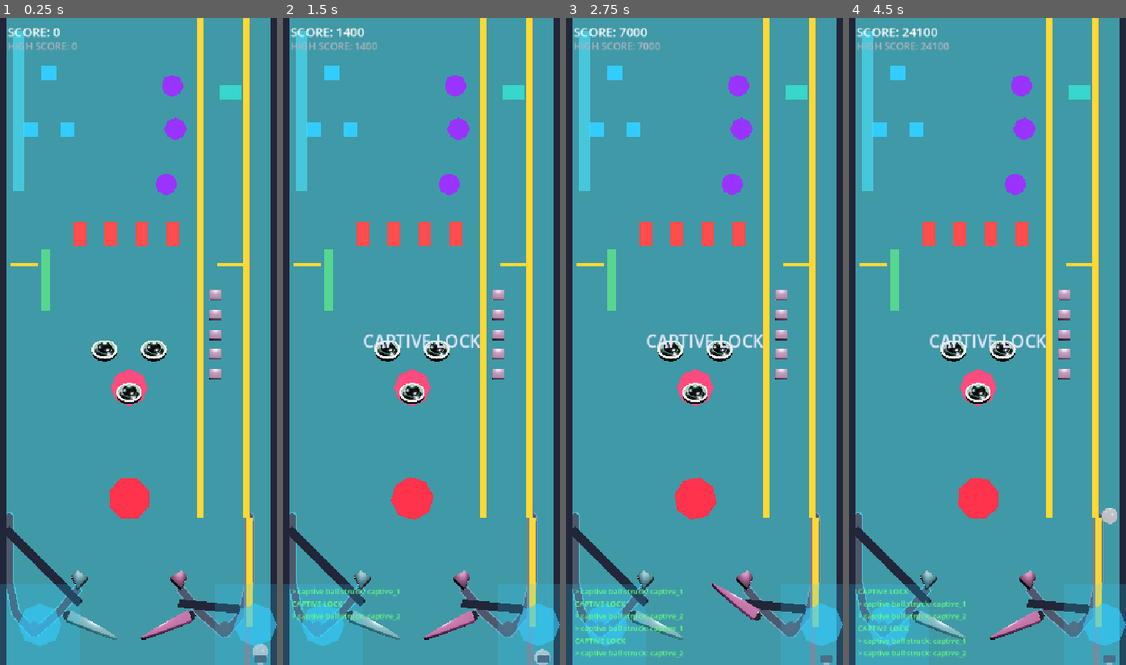
Above: before the commit, frames 1-4 (left to right).
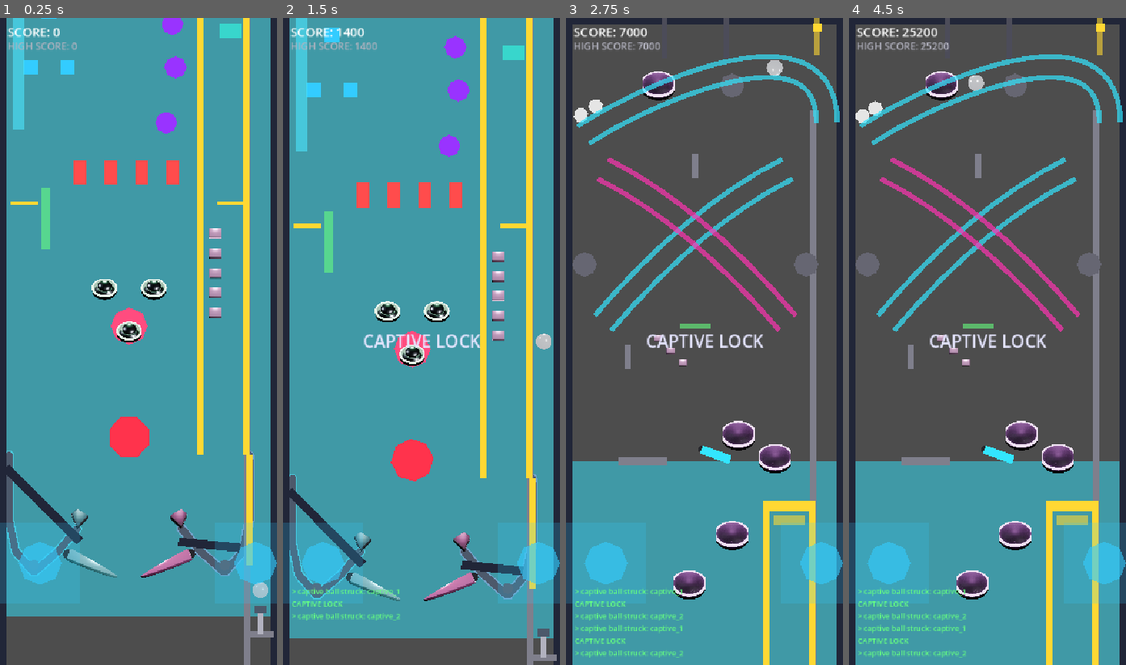
Above: after the commit, the same moments.

Repository: nobody174/pinball-adventure
Game: Godot game, scene res://tables/the_glitch/the_glitch.tscn
The game is run twice, just before and just after one commit, with the same random seed, the same clock (stepped at 60 frames per second) and the same inputs. This scene is started directly instead of the project's main scene.
Inputs (mouse positions are in pixels of both pictures, inside the frame that each line leads up to):
- Up to frame 1 (0.25 s): no input
- Up to frame 2 (1.5 s): tap Enter at 0.5 s; move the mouse to (482, 309) at 0.52 s; hold Right (flip_right) 0.53-1.25 s; hold Down (launch_ball, bound only after the commit) 0.53-1.25 s; click (482, 309) at 0.67 s; tap Up (launch_ball, bound only before the commit) at 0.8 s; drag from (366, 373) to (332, 76) at 1.27 s
- Up to frame 3 (2.75 s): move the mouse to (732, 199) at 2.02 s; hold Right (flip_right) from 2.03 s (still down); hold Down (launch_ball, bound only after the commit) from 2.03 s (still down); tap Up (launch_ball, bound only before the commit) at 2.3 s
- Up to frame 4 (4.5 s): release Right (flip_right) at 2.75 s; release Down (launch_ball, bound only after the commit) at 2.75 s; drag from (973, 470) to (879, 127) at 2.77 s; move the mouse to (1070, 438) at 3.52 s; hold Left (flip_left) 3.53-4.25 s; hold Up (launch_ball, bound only before the commit) 3.53-4.25 s; tap Space (nudge) at 3.6 s; drag from (904, 244) to (879, 127) at 4.27 s

The runs differ from the first frame. In frame 1, 23% of the frame differs, in the area x 0-100%, y 0-100%; in frame 2, 21%; in frame 3, 74%; in frame 4, 75%.

Commit message:
feat: Reality Break multiball, corrected plunger, remove the subway tunnel
Wired the Glitch Core's 3 gates to one real objective per zone
(shader_rebuild, firewall_breach, captive_dual). Completing all 3
fires "Reality Break": bonus score, a glitch_zap VFX burst, and the
first real start_multiball() call (3 balls).

Extended the shared physics_prototype.tscn 100px downward (side walls,
camera's max_camera_y, touch zones) to give the plunger a real lane to
retract into -- an earlier 300px version was scaled back down to match
what a 40px rod animation actually needs. Moved the plunger rod/tip
into that space and fixed two real bugs found via live playtest:

- The rod had no floor beneath it at all, so the ball free-fell under
  gravity from spawn until it crossed the drain threshold, respawned,
  and repeated. Added a real ShooterLaneFloor collision shape.
- A weak shot that fell back and settled inside the lane (without
  crossing the drain threshold) left `_launched` stuck true forever,
  silently locking the plunger out of all future input. ball.gd now
  also resets `_launched` on detecting "at rest back in the lane," not
  just on draining off the table entirely.

Corrected the plunger's pull direction to retract toward the player
(down, away from the ball) and remapped launch_ball from Up to Down
arrow to match that motion.

Removed the subway tunnel ("wormhole") teleporter from The Glitch's
content and scoring per design feedback -- the reusable
core/physics/subway_tunnel.gd primitive itself is left in place,
unused, for a possible future table.

Diff:
--- a/core/physics/physics_prototype.tscn
+++ b/core/physics/physics_prototype.tscn
@@ -10,7 +10,7 @@
 [ext_resource type="Texture2D" path="res://core/physics/art/flipper_right.png" id="8_flipper_right_tex"]
 
 [sub_resource type="RectangleShape2D" id="RectangleShape2D_wall_side"]
-size = Vector2(20, 2100)
+size = Vector2(20, 2200)
 
 [sub_resource type="RectangleShape2D" id="RectangleShape2D_wall_top"]
 size = Vector2(450, 20)
@@ -37,7 +37,10 @@
 size = Vector2(100.5, 14)
 
 [sub_resource type="RectangleShape2D" id="RectangleShape2D_shooter_lane_wall"]
-size = Vector2(10, 1950)
+size = Vector2(10, 2050)
+
+[sub_resource type="RectangleShape2D" id="RectangleShape2D_shooter_lane_floor"]
+size = Vector2(39, 10)
 
 [sub_resource type="CircleShape2D" id="CircleShape2D_ball"]
 radius = 14.0
@@ -53,22 +56,22 @@
 [node name="Boundary" type="StaticBody2D" parent="." unique_id=11964670]
 
 [node name="LeftWall" type="CollisionShape2D" parent="Boundary" unique_id=182639212]
-position = Vector2(0, -350)
+position = Vector2(0, -300)
 shape = SubResource("RectangleShape2D_wall_side")
 
 [node name="LeftWallSprite" type="Polygon2D" parent="Boundary" unique_id=2044888972]
-position = Vector2(0, -350)
-color = Color(0.5, 0.5, 0.55, 1)
-polygon = PackedVector2Array(-10, -1050, 10, -1050, 10, 1050, -10, 1050)
+position = Vector2(0, -300)
+color = Color(0.5, 0.5, 0.55, 1)
+polygon = PackedVector2Array(-10, -1100, 10, -1100, 10, 1100, -10, 1100)
 
 [node name="RightWall" type="CollisionShape2D" parent="Boundary" unique_id=828326114]
-position = Vector2(450, -350)
+position = Vector2(450, -300)
 shape = SubResource("RectangleShape2D_wall_side")
 
 [node name="RightWallSprite" type="Polygon2D" parent="Boundary" unique_id=1959204579]
-position = Vector2(450, -350)
-color = Color(0.5, 0.5, 0.55, 1)
-polygon = PackedVector2Array(-10, -1050, 10, -1050, 10, 1050, -10, 1050)
+position = Vector2(450, -300)
+color = Color(0.5, 0.5, 0.55, 1)
+polygon = PackedVector2Array(-10, -1100, 10, -1100, 10, 1100, -10, 1100)
 
 [node name="TopWall" type="CollisionShape2D" parent="Boundary" unique_id=989107409]
 position = Vector2(225, -1400)
@@ -80,13 +83,22 @@
 polygon = PackedVector2Array(-225, -10, 225, -10, 225, 10, -225, 10)
 
 [node name="ShooterLaneWall" type="CollisionShape2D" parent="Boundary" unique_id=3182004420]
-position = Vector2(401, -275)
+position = Vector2(401, -225)
 shape = SubResource("RectangleShape2D_shooter_lane_wall")
 
 [node name="ShooterLaneWallSprite" type="Polygon2D" parent="Boundary" unique_id=3182004421]
-position = Vector2(401, -275)
-color = Color(0.5, 0.5, 0.55, 1)
-polygon = PackedVector2Array(-5, -975, 5, -975, 5, 975, -5, 975)
+position = Vector2(401, -225)
+color = Color(0.5, 0.5, 0.55, 1)
+polygon = PackedVector2Array(-5, -1025, 5, -1025, 5, 1025, -5, 1025)
+
+[node name="ShooterLaneFloor" type="CollisionShape2D" parent="Boundary" unique_id=3182004422]
+position = Vector2(425.5, 750)
+shape = SubResource("RectangleShape2D_shooter_lane_floor")
+
+[node name="ShooterLaneFloorSprite" type="Polygon2D" parent="Boundary" unique_id=3182004423]
+position = Vector2(425.5, 750)
+color = Color(0.5, 0.5, 0.55, 1)
+polygon = PackedVector2Array(-19.5, -5, 19.5, -5, 19.5, 5, -19.5, 5)
 
 [node name="Bumper" type="StaticBody2D" parent="." unique_id=1891454527]
 position = Vector2(210, 250)
@@ -223,7 +235,7 @@
 script = ExtResource("3_touch")
 
 [node name="LeftZone" type="TouchScreenButton" parent="TouchZones" unique_id=1103866490]
-position = Vector2(65, 985)
+position = Vector2(65, 885)
 shape = SubResource("RectangleShape2D_touch_zone")
 
 [node name="LeftZoneVisual" type="Polygon2D" parent="TouchZones/LeftZone" unique_id=1249598117]
@@ -235,7 +247,7 @@
 polygon = PackedVector2Array(35, 0, 24.75, 24.75, 0, 35, -24.75, 24.75, -35, 0, -24.75, -24.75, 0, -35, 24.75, -24.75)
 
 [node name="RightZone" type="TouchScreenButton" parent="TouchZones" unique_id=839068721]
-position = Vector2(415, 985)
+position = Vector2(415, 885)
 shape = SubResource("RectangleShape2D_touch_zone")
 
 [node name="RightZoneVisual" type="Polygon2D" parent="TouchZones/RightZone" unique_id=1327102787]
@@ -251,6 +263,6 @@
 script = ExtResource("5_camera")
 target_path = NodePath("../Ball")
 min_camera_y = -875.0
-max_camera_y = 175.0
+max_camera_y = 275.0
 
 [connection signal="body_entered" from="Bumper/KickArea" to="Bumper/KickArea" method="_on_body_entered"]
--- a/project.godot
+++ b/project.godot
@@ -49,7 +49,7 @@
 }
 launch_ball={
 "deadzone": 0.5,
-"events": [Object(InputEventKey,"resource_local_to_scene":fa …(146 unchanged characters)… se,"keycode":0,"physical_keycode":4194320,"key_label":0,"unicode":0,"location":0,"echo":false,"script":null)
+"events": [Object(InputEventKey,"resource_local_to_scene":fa …(146 unchanged characters)… se,"keycode":0,"physical_keycode":4194322,"key_label":0,"unicode":0,"location":0,"echo":false,"script":null)
 ]
 }
 
--- a/tables/the_glitch/the_glitch.gd
+++ b/tables/the_glitch/the_glitch.gd
@@ -14,6 +14,8 @@
 ## system itself (core/objectives/) has no idea any of this exists.
 
 const TABLE_ID := "the_glitch"
+
+const GlitchZapScene := preload("res://tables/the_glitch/fx/glitch_zap.tscn")
 
 const SHADER_A := "shader_a"
 const SHADER_B := "shader_b"
@@ -73,6 +75,17 @@
 const ROLLOVER_GATE_POINTS := 40
 const SAUCER_CAPTURE_POINTS := 150
 const HIGH_SPEED_LOOP_POINTS := 120
+
+## Reality Break: the Glitch Core's 3 "gates" (see rotating_toy.gd) are each
+## raised by completing one major objective from a different zone -- one
+## reason chosen per gate: shader_rebuild is the lower/mid-zone repair loop,
+## firewall_breach is the mid-zone drop-target bank, captive_dual is the
+## upper-zone lock. Raising all 3 is the wizard-mode-style readiness check;
+## the actual reward (multiball) fires once, and both the Core's own gates
+## and the underlying objectives reset so the whole climb can repeat.
+const REALITY_BREAK_BALL_COUNT := 3
+const REALITY_BREAK_LAUNCH_VELOCITY := Vector2(0, -1400)
+const REALITY_BREAK_BONUS_POINTS := 2000
 const SAUCER_DOUBLE_BONUS_POINTS := 900
 
 const MINI_TARGET_POINTS := 60
@@ -84,7 +97,6 @@
 const MINI_SAUCER_KICKOUT_POINTS := 150
 const CAPSULE_LOCK_POINTS := 175
 const SKILL_SHOT_POINTS := 500
-const SUBWAY_POINTS := 100
 const CYBER_RAMP_POINTS := 250
 
 const LEVEL2_DURATION_SECONDS := 15.0
@@ -182,6 +194,7 @@
 
 	_glitch_core.hit_while_charged.connect(_on_core_hit_while_charged)
 	_glitch_core.hit_while_uncharged.connect(func() -> void: GameState.add_score(CORE_UNCHARGED_HIT_POINTS))
+	_glitch_core.all_gates_raised.connect(_on_reality_break_ready)
 	$LeftSlingshot.kicked.connect(func() -> void: GameState.add_score(SLINGSHOT_POINTS))
 	$RightSlingshot.kicked.connect(func() -> void: GameState.add_score(SLINGSHOT_POINTS))
 	$PhysicsPrototype/Bumper/KickArea.kicked.connect(func() -> void: GameState.add_score(BUMPER_POINTS))
@@ -235,10 +248,6 @@
 		GameState.add_score(SKILL_SHOT_POINTS)
 		_show_feedback("SKILL SHOT", Color(1, 0.85, 0.2, 1)))
 
-	mid_zone.get_node("SubwayEntrance").entered.connect(func(_id: String) -> void:
-		GameState.add_score(SUBWAY_POINTS)
-		_debug_terminal.log_event("> subway entered"))
-
 	crossover_zone.get_node("RampAEntrance").entered.connect(func(_id: String) -> void:
 		_award(CYBER_RAMP_POINTS)
 		_show_feedback("CYBER RAMP A", Color(0.2, 0.9, 1, 1)))
@@ -246,12 +255,33 @@
 		_award(CYBER_RAMP_POINTS)
 		_show_feedback("CYBER RAMP B", Color(1, 0.2, 0.7, 1)))
 
-	## Visual plunger: pulls back proportionally while charging, snaps back
-	## to rest the instant the ball actually launches (charge resets to 0).
+	register_ball($PhysicsPrototype/Ball)
+
+	## Visual plunger: pulls back proportionally while charging (input now
+	## bound to the Down arrow, not Up -- pulling a real plunger toward the
+	## player is a pull-back/down motion, matching how launch_ball is now
+	## mapped in project.godot), snaps back to rest the instant the ball
+	## actually launches (charge resets to 0).
+	##
+	## The table's playable area was extended a modest 100px downward
+	## (core/physics/physics_prototype.tscn -- side walls, camera's
+	## max_camera_y, touch zones all updated together) to give the plunger a
+	## real home to retract into -- a first attempt at 300px was much more
+	## than a 40px rod animation actually needed and was scaled back down.
+	## Earlier attempts at just widening the travel distance in place (with
+	## no new space at all) failed because the rod's old rest position
+	## (y=690) sat almost exactly on the camera's old visible-bottom-edge
+	## (y=700), so any larger pull-back drove it off-screen regardless of
+	## direction.
+	const PLUNGER_REST_Y := 710.0
+	const PLUNGER_MAX_PULLBACK := 40.0 ## Retracts *down*, away from the ball -- the physically correct direction.
+	var plunger_tip_rest_color: Color = $PlungerTip.color
+	var plunger_tip_charged_color := Color(1, 0.85, 0.2, 1)
 	$PhysicsPrototype/Ball.launch_charge_changed.connect(func(charge_ratio: float) -> void:
-		var pulled_y := 690.0 + charge_ratio * 30.0
+		var pulled_y := PLUNGER_REST_Y + charge_ratio * PLUNGER_MAX_PULLBACK
 		$PlungerRod.position.y = pulled_y
-		$PlungerTip.position.y = pulled_y)
+		$PlungerTip.position.y = pulled_y
+		$PlungerTip.color = plunger_tip_charged_color if charge_ratio >= 1.0 else plunger_tip_rest_color)
 
 	GameState.score_changed.connect(_on_score_changed)
 	GameState.reset_score()
@@ -279,6 +309,7 @@
 		for drop_target in $FirewallBreach.get_children():
 			drop_target.reset_target()
 		objectives.get_objective("firewall_breach").reset()
+		_glitch_core.raise_gate(1)
 	elif objective_id == "vram_throughput":
 		GameState.add_score(VRAM_THROUGHPUT_BONUS_POINTS)
 		_show_feedback("VRAM THROUGHPUT MAXED", Color(0.2, 1, 0.9, 1))
@@ -305,6 +336,7 @@
 		GameState.add_score(CAPTIVE_DUAL_BONUS_POINTS)
 		_show_feedback("CAPTIVE LOCK", Color(0.9, 0.9, 1, 1))
 		objectives.get_objective("captive_dual").reset() ## Each captive ball can be struck again any time — safe to repeat immediately.
+		_glitch_core.raise_gate(2)
 
 func _on_core_hit_while_charged() -> void:
 	## Closes the repair loop: rebuild the shaders, then cash it in at the
@@ -315,6 +347,20 @@
 	GameState.add_score(CORE_CHARGED_HIT_POINTS)
 	_show_feedback("CORE STABILIZED", Color(0.2, 1, 0.5, 1))
 	objectives.get_objective("shader_rebuild").reset()
+	_glitch_core.raise_gate(0)
+
+func _on_reality_break_ready() -> void:
+	## All 3 Glitch Core gates raised (see rotating_toy.gd): the wizard-mode-
+	## style readiness check has passed. Fire the reward once, then reset
+	## the gates so the whole climb can be repeated in the same session,
+	## same pattern as every other repeatable bonus objective on this table.
+	GameState.add_score(REALITY_BREAK_BONUS_POINTS)
+	_show_feedback("REALITY BREAK", Color(1, 0.2, 0.6, 1))
+	var zap: Node2D = GlitchZapScene.instantiate()
+	zap.global_position = _glitch_core.global_position
+	add_child(zap)
+	start_multiball(REALITY_BREAK_BALL_COUNT, $PhysicsPrototype/Ball.position, REALITY_BREAK_LAUNCH_VELOCITY)
+	_glitch_core.reset_gates()
 
 func _on_clock_lane_hit(_target_id: String) -> void:
 	## Direct trigger, not a multi-step objective -- a real pinball lane like
--- a/tables/the_glitch/the_glitch.tscn
+++ b/tables/the_glitch/the_glitch.tscn
@@ -15,7 +15,6 @@
 [ext_resource type="Script" path="res://core/physics/magnet.gd" id="13_magnet"]
 [ext_resource type="Script" path="res://core/physics/timed_gate.gd" id="14_gate"]
 [ext_resource type="Script" path="res://core/physics/collapsing_bridge.gd" id="15_bridge"]
-[ext_resource type="Script" path="res://core/physics/subway_tunnel.gd" id="16_subway"]
 [ext_resource type="Script" path="res://core/physics/captive_ball.gd" id="17_captive"]
 [ext_resource type="Script" path="res://core/physics/ramp_layer_zone.gd" id="18_ramplayer"]
 [ext_resource type="Script" uid="uid://dtypcr3tcdvpl" path="res://core/physics/flipper.gd" id="19_flipper"]
@@ -753,23 +752,6 @@
 color = Color(0.5, 0.5, 0.55, 1)
 polygon = PackedVector2Array(-40, -7, 40, -7, 40, 7, -40, 7)
 
-[node name="SubwayExitMarker" type="Node2D" parent="UpperZone/MidZone" index="7"]
-position = Vector2(360, -880)
-
-[node name="SubwayEntrance" type="Area2D" parent="UpperZone/MidZone" index="8"]
-position = Vector2(60, -670)
-script = ExtResource("16_subway")
-target_id = "subway_a"
-exit_point = NodePath("../SubwayExitMarker")
-exit_velocity = Vector2(0, -300)
-
-[node name="CollisionShape2D" type="CollisionShape2D" parent="UpperZone/MidZone/SubwayEntrance" index="0"]
-shape = SubResource("CircleShape2D_subway")
-
-[node name="Sprite" type="Polygon2D" parent="UpperZone/MidZone/SubwayEntrance" index="1"]
-color = Color(0.2, 1, 0.9, 0.6)
-polygon = PackedVector2Array(16, 0, 11.3, 11.3, 0, 16, -11.3, 11.3, -16, 0, -11.3, -11.3, 0, -16, 11.3, -11.3)
-
 [node name="CrossoverZone" type="Node2D" parent="UpperZone" index="1"]
 
 [node name="RollunderGate" type="Area2D" parent="UpperZone/CrossoverZone" index="0"]
@@ -1015,12 +997,12 @@
 polygon = PackedVector2Array(-3.99, 0.23, -4.92, -16.20, -7.39, -28.78, -11.14, -38.95, -15.94, -47.09, -21.74, -53.66, …(907 unchanged characters)…
 
 [node name="PlungerRod" type="Polygon2D" parent="." index="28"]
-position = Vector2(423, 690)
+position = Vector2(423, 710)
 color = Color(0.7, 0.7, 0.75, 1)
 polygon = PackedVector2Array(-5, 0, 5, 0, 5, 40, -5, 40)
 
 [node name="PlungerTip" type="Polygon2D" parent="." index="29"]
-position = Vector2(423, 690)
+position = Vector2(423, 710)
 color = Color(0.3, 0.35, 0.42, 1)
 polygon = PackedVector2Array(-9, -6, 9, -6, 9, 6, -9, 6)
 
